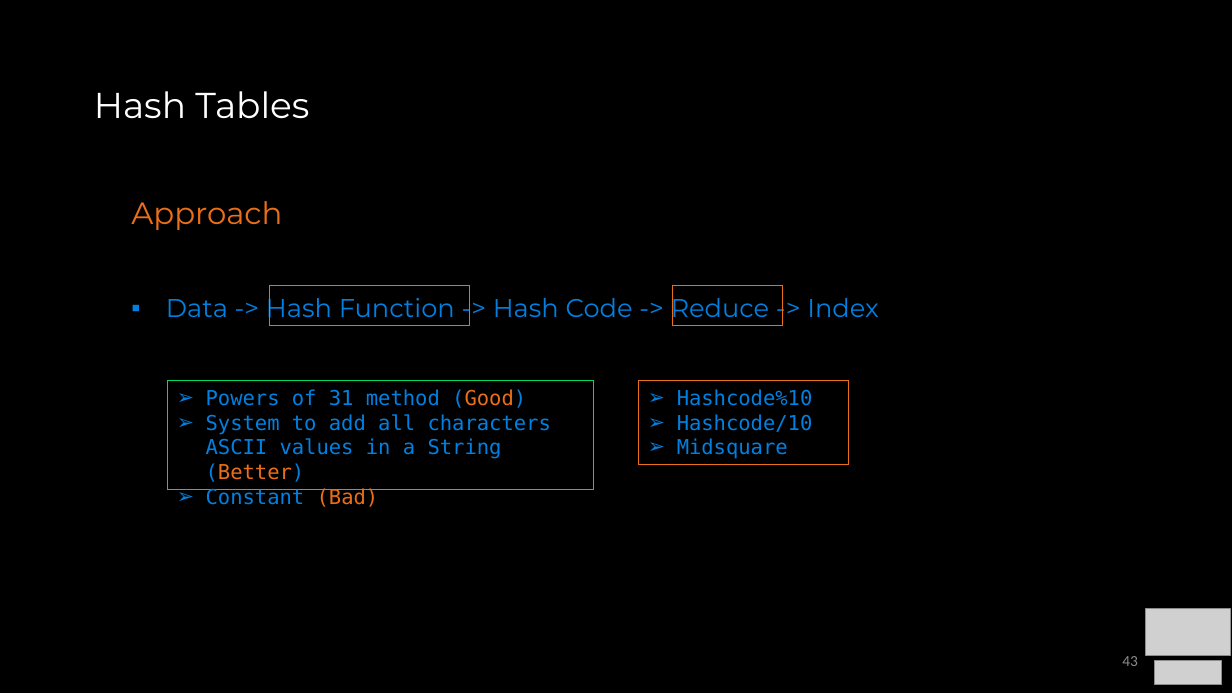
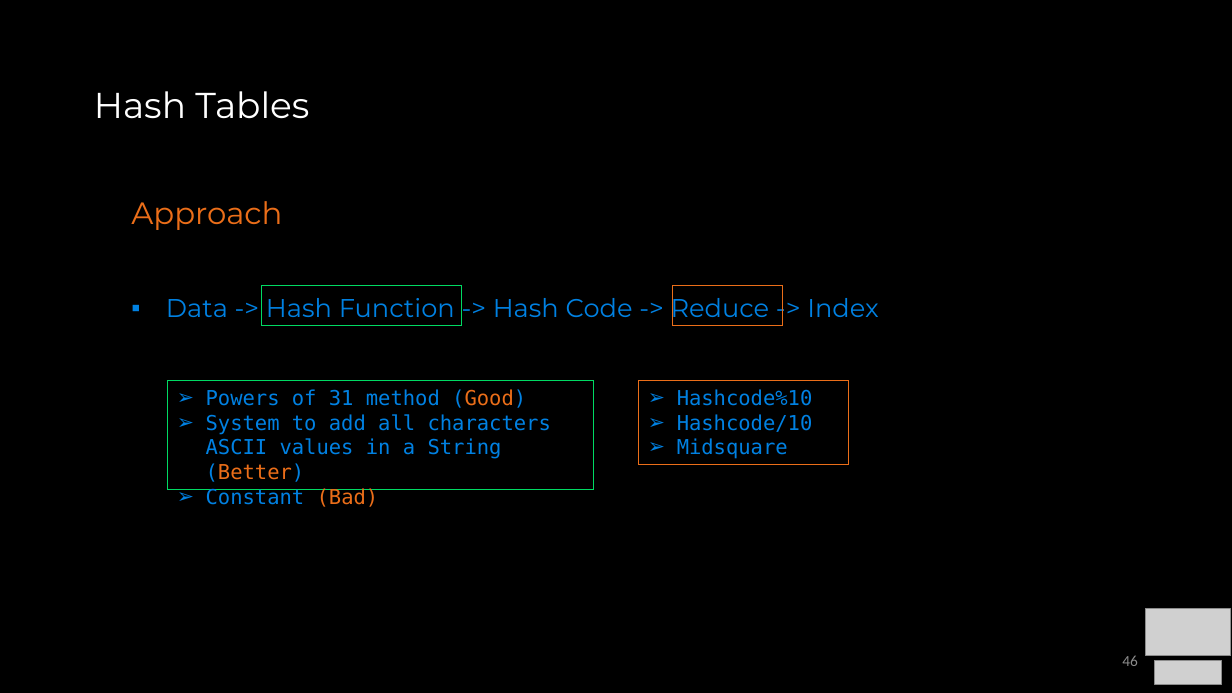
Before and after one commit to COP3530/Instructional-Content, a slide deck: slide 46 of Slides-PPT/7 - Sets, Maps, HashTables.pptx (slide 43 before the commit). Drawn at 1232x693 pixels with LibreOffice and Linux fonts; fonts in the diff are those of the drawing; grey boxes stand for pictures. Boxes give left, top, right and bottom in pixels: in the first picture for what was removed or moved away, otherwise in the second. Text is boxed around its words. In the diff, an @@ line names an element or a change of style, - is before the commit and + after.

```diff
--- a/Slides-PPT/7 - Sets, Maps, HashTables.pptx
+++ b/Slides-PPT/7 - Sets, Maps, HashTables.pptx
@@ rectangle: place and size @@
-rectangle at (269,286,469,326)
+rectangle at (262,286,461,326)
@@ page number at (1122,655,1138,666): text changed @@
-43
+46
```
Also in this commit, not shown: 4 slides added, 1 slide removed.
